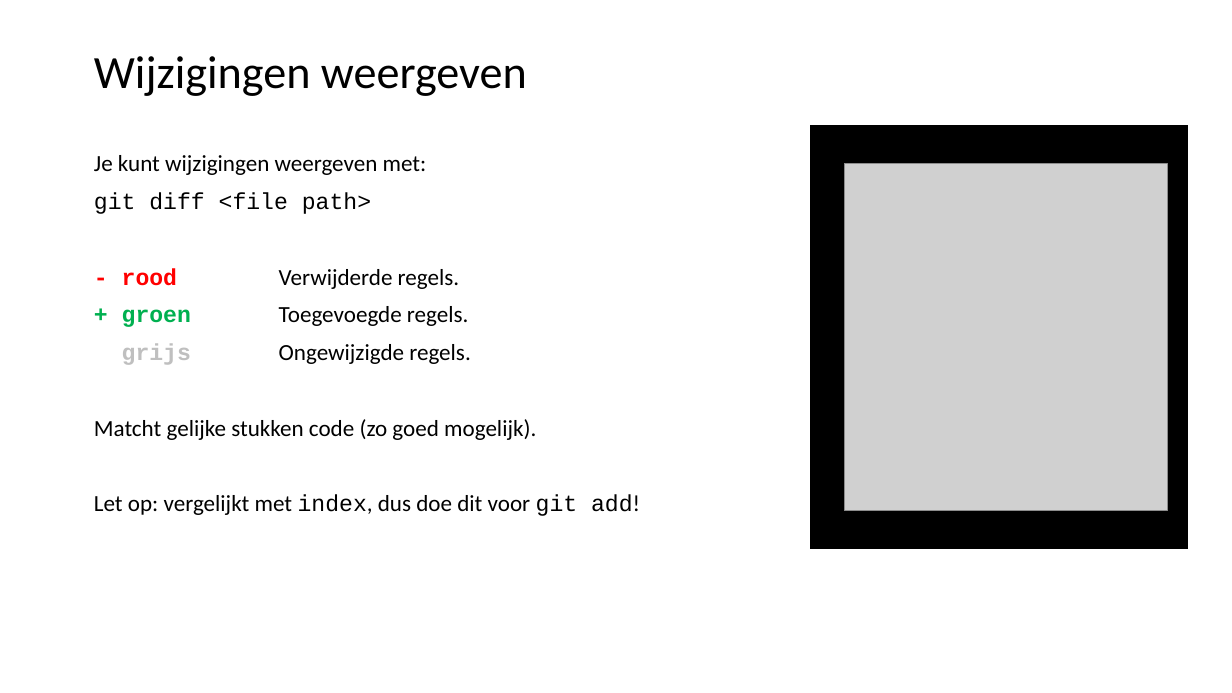
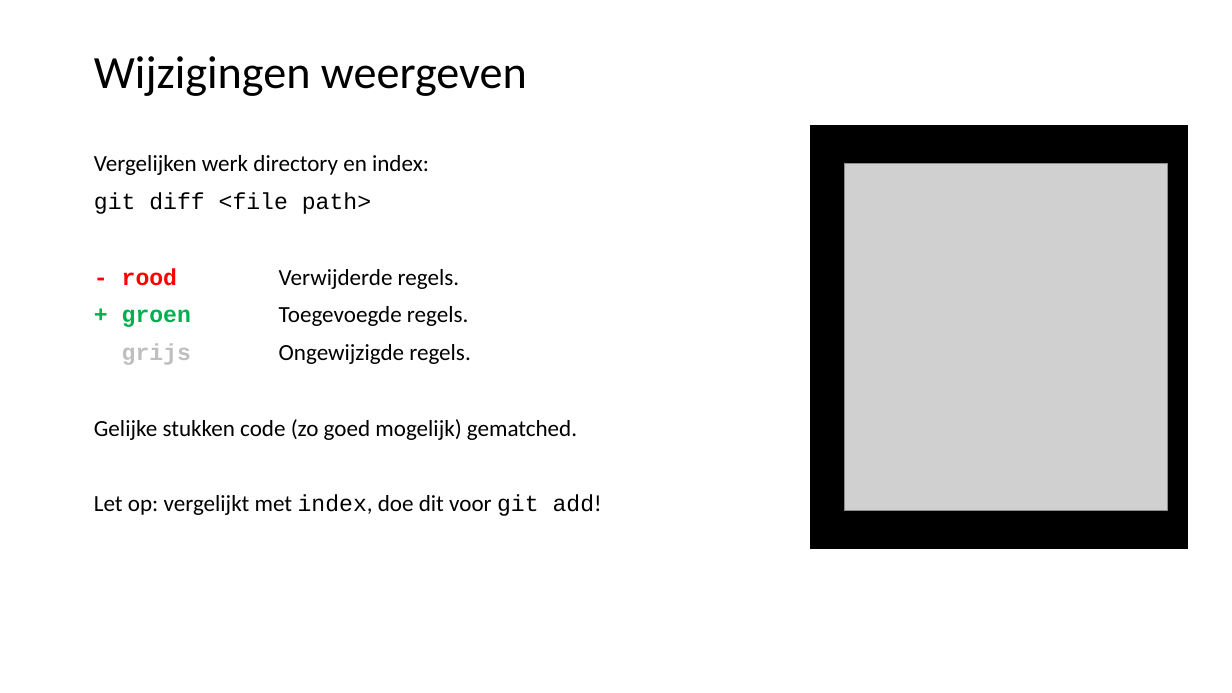
Before and after one commit to LFKoning/knowledge-sharing, a slide deck: slide 27 of git_course/1_basics/git_basic.pptx (slide 26 before the commit). Drawn at 1232x693 pixels with LibreOffice and Linux fonts; fonts in the diff are those of the drawing; grey boxes stand for pictures. Boxes give left, top, right and bottom in pixels: in the first picture for what was removed or moved away, otherwise in the second. Text is boxed around its words. In the diff, an @@ line names an element or a change of style, - is before the commit and + after.

```diff
--- a/git_course/1_basics/git_basic.pptx
+++ b/git_course/1_basics/git_basic.pptx
@@ text at (94, 155, 429, 175): text changed @@
-Je kunt wijzigingen weergeven met:
+Vergelijken werk directory en index:
@@ text at (94, 419, 602, 516): text changed @@
-Matcht gelijke stukken code (zo goed mogelijk).
-Let op: vergelijkt met index, dus doe dit voor git add!
+Gelijke stukken code (zo goed mogelijk) gematched.
+Let op: vergelijkt met index, doe dit voor git add!
```
Also in this commit, not shown: 22 other slides changed, 4 slides added, 8 slides removed, 3 other files.
